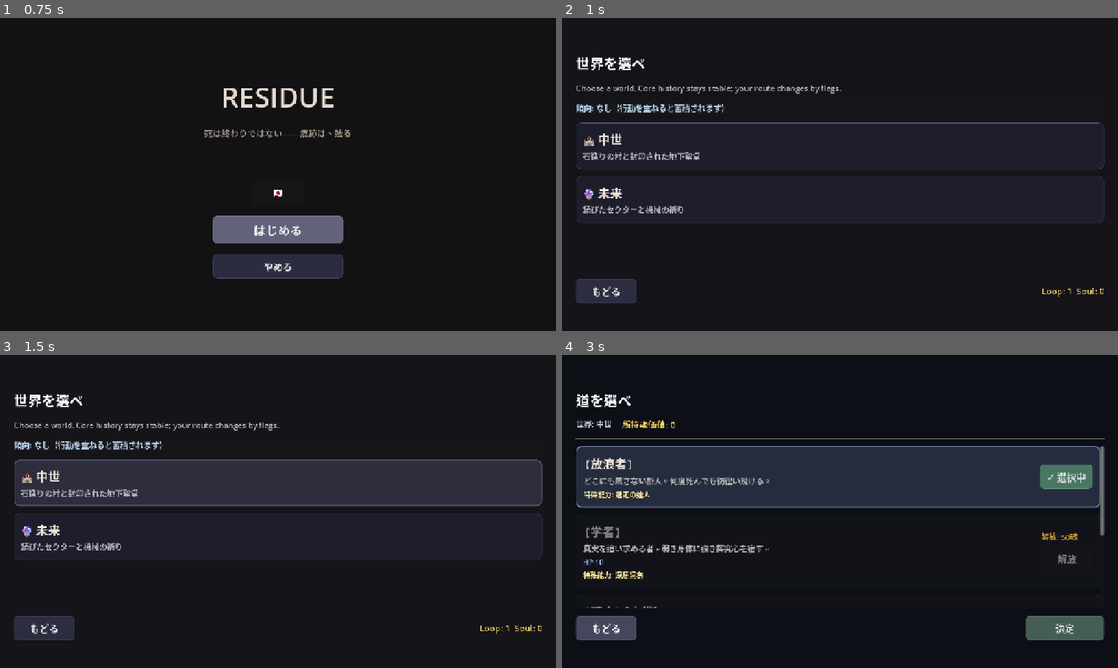
Above: before the commit, frames 1-4 (two rows, left to right).
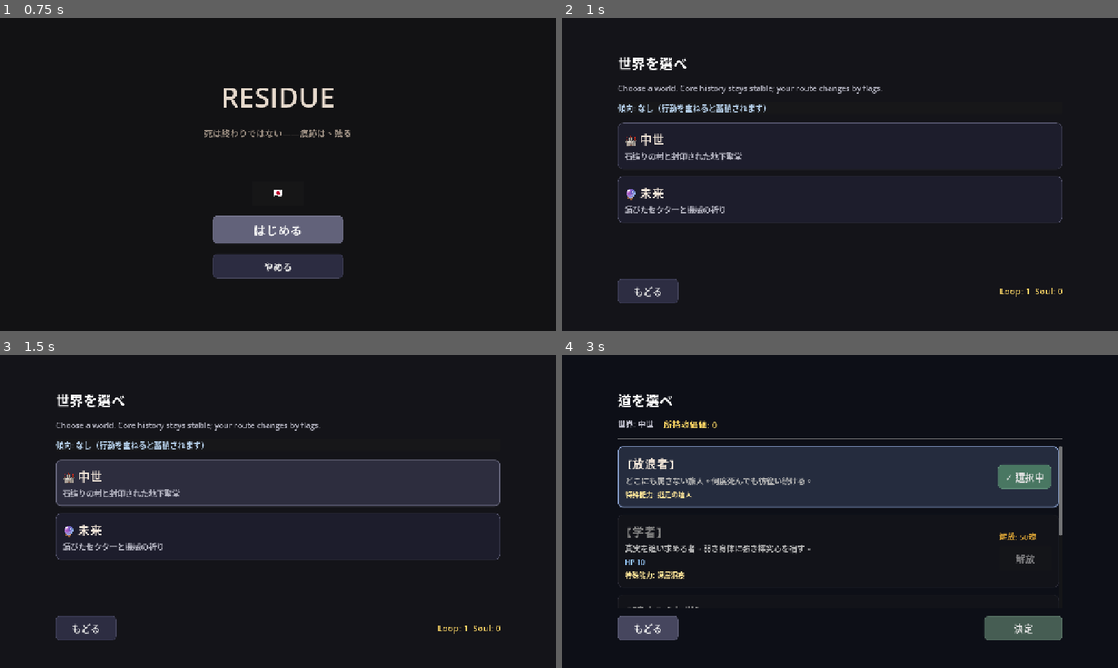
Above: after the commit, the same moments.

Repository: yozzzo/residue
Game: Godot game, scene res://scenes/Main.tscn
Same seed, same stepped clock (60 frames per second), same inputs: the game is played once before the commit and once after it.
Inputs (mouse positions are in pixels of both pictures, inside the frame that each line leads up to):
- Up to frame 1 (0.75 s): click "はじめる" at 0.5 s
- Up to frame 2 (1 s): no input
- Up to frame 3 (1.5 s): click (278, 483) at 1.27 s
- Up to frame 4 (3 s): click "✓ 選択中" at 2 s; click "もどる" at 2.75 s

Frame 1 is identical in both runs. In frame 2, 4.5% of the frame differs, in the area x 2-98%, y 12-92%; in frame 3, 6.4%; in frame 4, 9.9%.

Commit message:
Quadruple side margins to 128px for edge coverage

Diff:
--- a/scenes/BattleScreen.tscn
+++ b/scenes/BattleScreen.tscn
@@ -21,9 +21,9 @@
 anchors_preset = 15
 anchor_right = 1.0
 anchor_bottom = 1.0
-theme_override_constants/margin_left = 32
+theme_override_constants/margin_left = 128
 theme_override_constants/margin_top = 80
-theme_override_constants/margin_right = 32
+theme_override_constants/margin_right = 128
 theme_override_constants/margin_bottom = 64
 
 [node name="Root" type="VBoxContainer" parent="Margin"]
--- a/scenes/InheritanceScreen.tscn
+++ b/scenes/InheritanceScreen.tscn
@@ -21,9 +21,9 @@
 anchors_preset = 15
 anchor_right = 1.0
 anchor_bottom = 1.0
-theme_override_constants/margin_left = 32
+theme_override_constants/margin_left = 128
 theme_override_constants/margin_top = 80
-theme_override_constants/margin_right = 32
+theme_override_constants/margin_right = 128
 theme_override_constants/margin_bottom = 64
 
 [node name="Root" type="VBoxContainer" parent="Margin"]
--- a/scenes/JobSelectScreen.tscn
+++ b/scenes/JobSelectScreen.tscn
@@ -23,9 +23,9 @@
 anchors_preset = 15
 anchor_right = 1.0
 anchor_bottom = 1.0
-theme_override_constants/margin_left = 32
+theme_override_constants/margin_left = 128
 theme_override_constants/margin_top = 80
-theme_override_constants/margin_right = 32
+theme_override_constants/margin_right = 128
 theme_override_constants/margin_bottom = 64
 
 [node name="RootVBox" type="VBoxContainer" parent="Margin"]
--- a/scenes/RunScreen.tscn
+++ b/scenes/RunScreen.tscn
@@ -21,9 +21,9 @@
 anchors_preset = 15
 anchor_right = 1.0
 anchor_bottom = 1.0
-theme_override_constants/margin_left = 32
+theme_override_constants/margin_left = 128
 theme_override_constants/margin_top = 80
-theme_override_constants/margin_right = 32
+theme_override_constants/margin_right = 128
 theme_override_constants/margin_bottom = 64
 
 [node name="Root" type="VBoxContainer" parent="Margin"]
--- a/scenes/TitleScreen.tscn
+++ b/scenes/TitleScreen.tscn
@@ -27,9 +27,9 @@
 anchor_bottom = 1.0
 grow_horizontal = 2
 grow_vertical = 2
-theme_override_constants/margin_left = 32
+theme_override_constants/margin_left = 128
 theme_override_constants/margin_top = 80
-theme_override_constants/margin_right = 32
+theme_override_constants/margin_right = 128
 theme_override_constants/margin_bottom = 64
 
 [node name="VBox" type="VBoxContainer" parent="SafeArea"]
--- a/scenes/WorldSelect.tscn
+++ b/scenes/WorldSelect.tscn
@@ -23,9 +23,9 @@
 anchors_preset = 15
 anchor_right = 1.0
 anchor_bottom = 1.0
-theme_override_constants/margin_left = 32
+theme_override_constants/margin_left = 128
 theme_override_constants/margin_top = 80
-theme_override_constants/margin_right = 32
+theme_override_constants/margin_right = 128
 theme_override_constants/margin_bottom = 64
 
 [node name="RootVBox" type="VBoxContainer" parent="Margin"]
